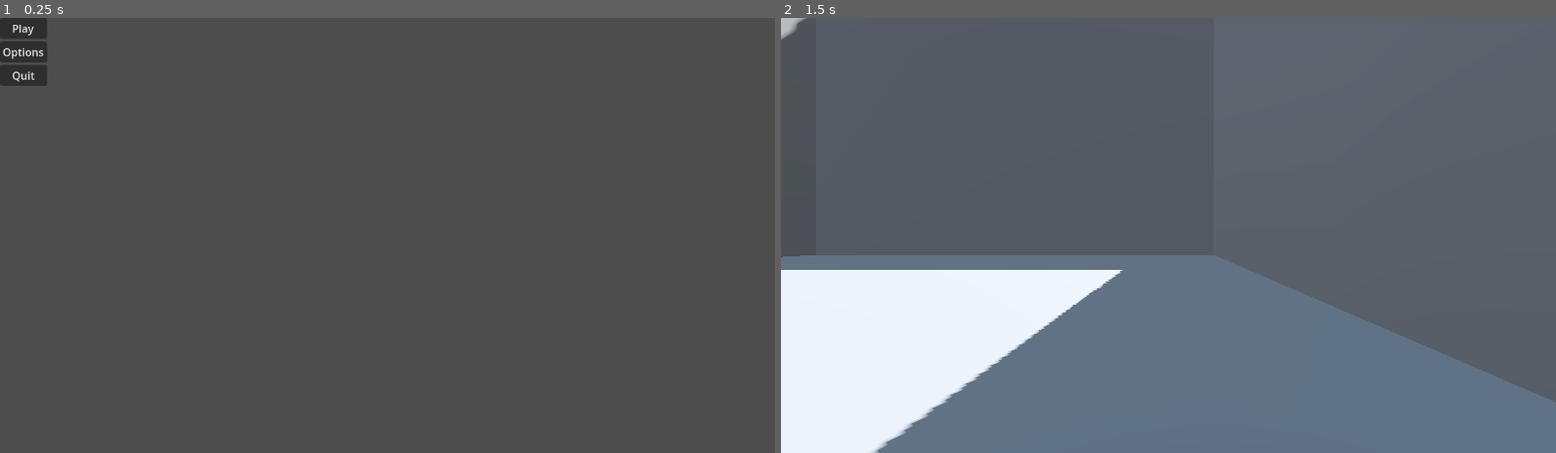
Above: before the commit, frames 1-2 (left to right).
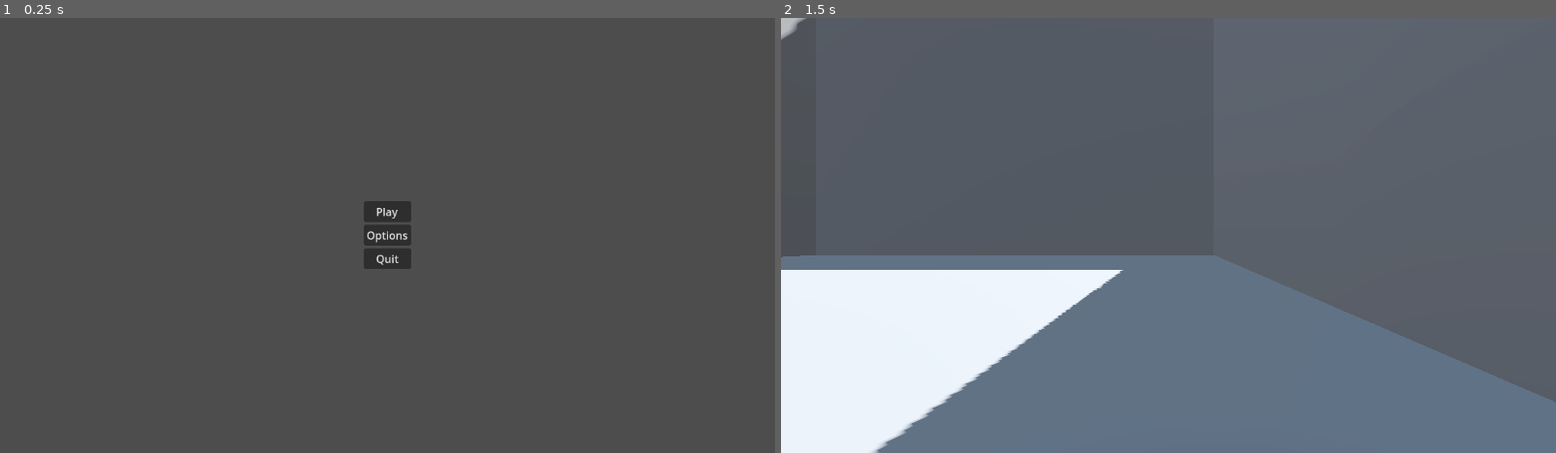
Above: after the commit, the same moments.

Repository: LeCodingOwl/split-3
Game: Godot game, scene res://menu.tscn
Two runs of this game, one before a commit and one after it. Both use one fixed random seed, a clock stepped at 60 frames per second and the inputs below.
Inputs (mouse positions are in pixels of both pictures, inside the frame that each line leads up to):
- Up to frame 1 (0.25 s): no input
- Up to frame 2 (1.5 s): click "Play" at 0.5 s; tap Enter (ui_accept) at 1.25 s; move the mouse to (1339, 213) at 1.27 s; hold Right (ui_right) from 1.28 s (still down); click (1339, 213) at 1.35 s

The runs differ from the first frame. In frame 1, 1.6% of the frame differs, in the area x 0-54%, y 0-58%; in frame 2, nothing differs.

Commit message:
Reposition the menu

Diff:
--- a/menu.tscn
+++ b/menu.tscn
@@ -12,12 +12,19 @@
 script = ExtResource("1_trci6")
 
 [node name="MarginContainer" type="MarginContainer" parent="."]
-layout_mode = 0
-offset_right = 40.0
-offset_bottom = 40.0
+layout_mode = 1
+anchors_preset = 13
+anchor_left = 0.5
+anchor_right = 0.5
+anchor_bottom = 1.0
+offset_left = -35.0
+offset_right = 35.0
+grow_horizontal = 2
+grow_vertical = 2
 
 [node name="VBoxContainer" type="VBoxContainer" parent="MarginContainer"]
 layout_mode = 2
+size_flags_vertical = 4
 
 [node name="Play" type="Button" parent="MarginContainer/VBoxContainer"]
 layout_mode = 2
